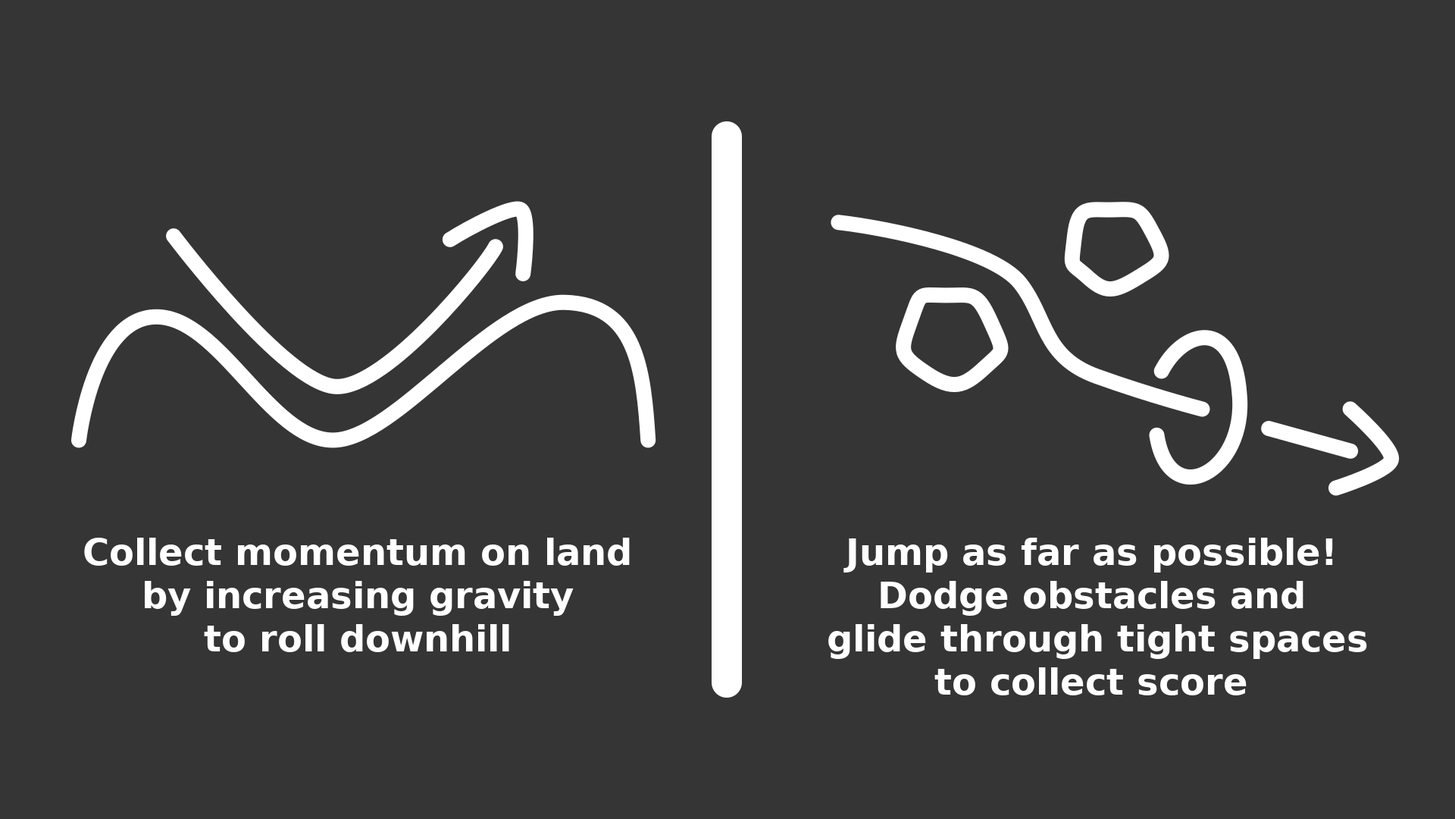
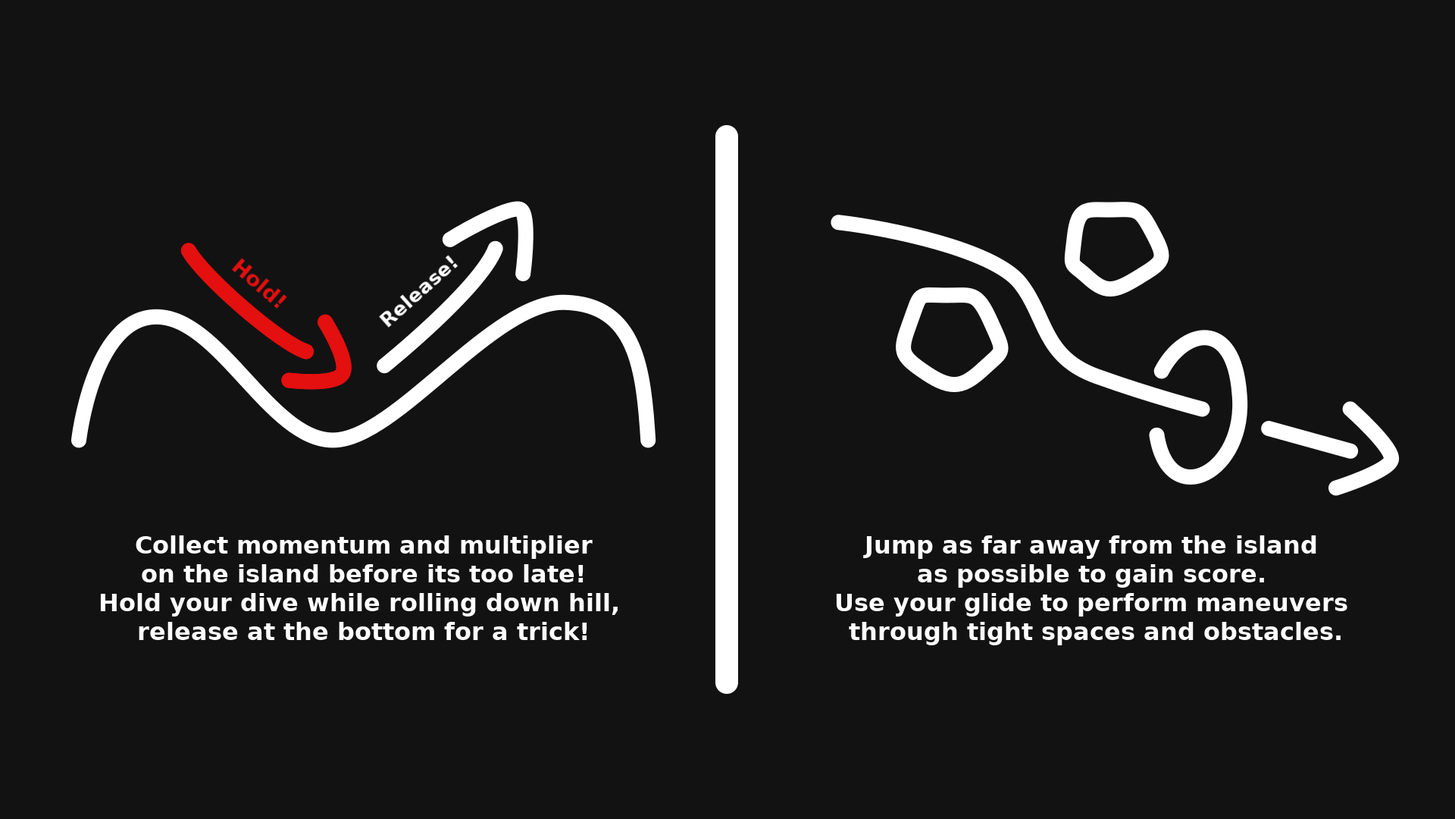
Revision of a layered (1455, 819) image; what changed, layer by layer:
painted on "Strokes" over [left=82, top=121, right=743, bottom=698]
added layer "Release!" above "Hold!" over [left=378, top=254, right=459, bottom=329]
added layer "Hold!" above "Jump as far away from the isla..." over [left=231, top=256, right=288, bottom=310]
renamed "Jump as far as possible! ..." to "Jump as far away from the isla...", painted on it over [left=828, top=535, right=1368, bottom=696]
renamed "Collect momentum on land ..." to "Collect momentum and multiplie...", painted on it over [left=84, top=535, right=630, bottom=652]
painted on "Background" over [left=0, top=0, right=1455, bottom=819]
